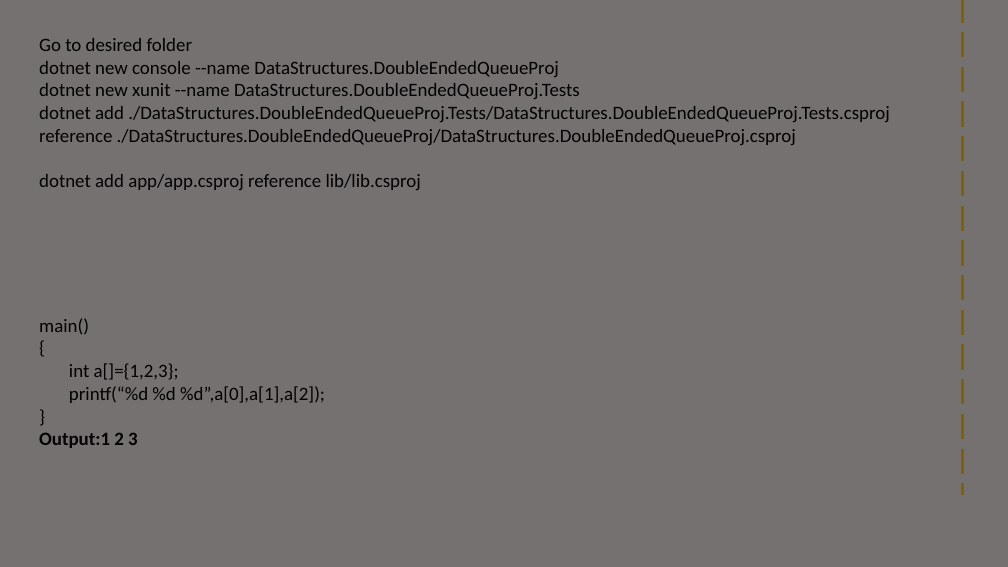
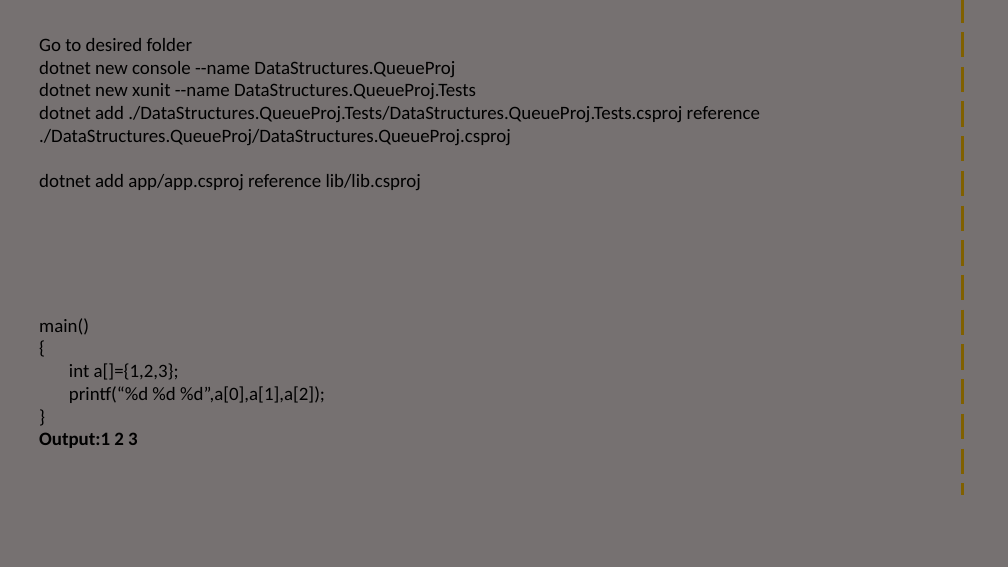
Before and after one commit to visweswarpenti/Trainings, a slide deck: slide 21 of Data Structures using C#/data-structures-using-.net-core-csharp/Queue/Double Ended Queue/Double Ended Queue.pptx (slide 2 before the commit). Drawn at 1008x567 pixels with LibreOffice and Linux fonts; fonts in the diff are those of the drawing; background and template pictures are left out. Boxes give left, top, right and bottom in pixels: in the first picture for what was removed or moved away, otherwise in the second. Text is boxed around its words. In the diff, an @@ line names an element or a change of style, - is before the commit and + after.

Commit message:
changes related to the double ended queue and circular queue : VP

```diff
--- a/Data Structures using C#/data-structures-using-.net-core-csharp/Queue/Double Ended Queue/Double Ended Queue.pptx
+++ b/Data Structures using C#/data-structures-using-.net-core-csharp/Queue/Double Ended Queue/Double Ended Queue.pptx
@@ text at <box>39,61,760,145</box>: text changed @@
-dotnet new console --name DataStructures.DoubleEndedQueueProj
-dotnet new xunit --name DataStructures.DoubleEndedQueueProj.Tests
-dotnet add ./DataStructures.DoubleEndedQueueProj.Tests/DataStructures.DoubleEndedQueueProj.Tests.csproj reference ./DataStructures.DoubleEndedQueueProj/DataStructures.DoubleEndedQueueProj.csproj
+dotnet new console --name DataStructures.QueueProj
+dotnet new xunit --name DataStructures.QueueProj.Tests
+dotnet add ./DataStructures.QueueProj.Tests/DataStructures.QueueProj.Tests.csproj reference ./DataStructures.QueueProj/DataStructures.QueueProj.csproj
```
Also in this commit, not shown: 20 slides added, 1 slide removed, 12 other files.
